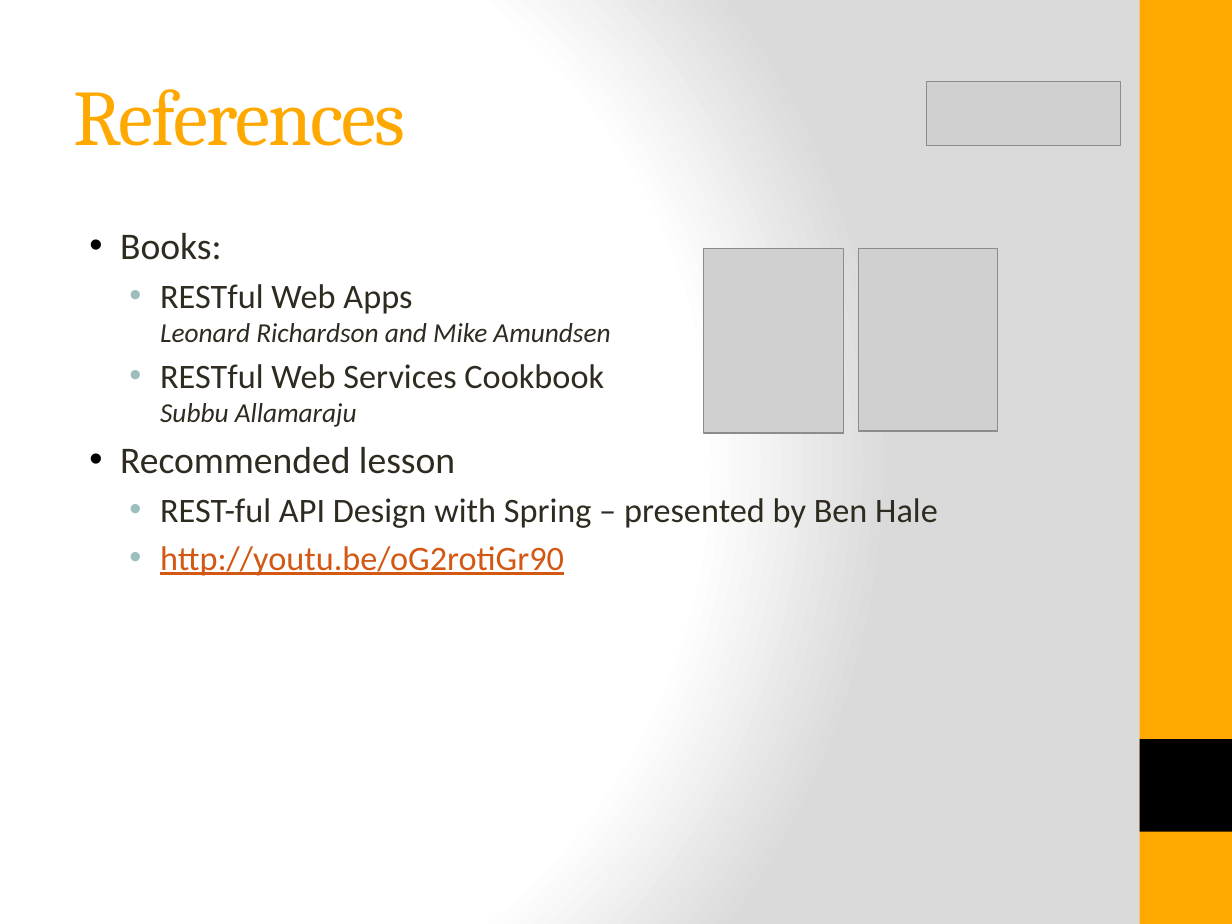
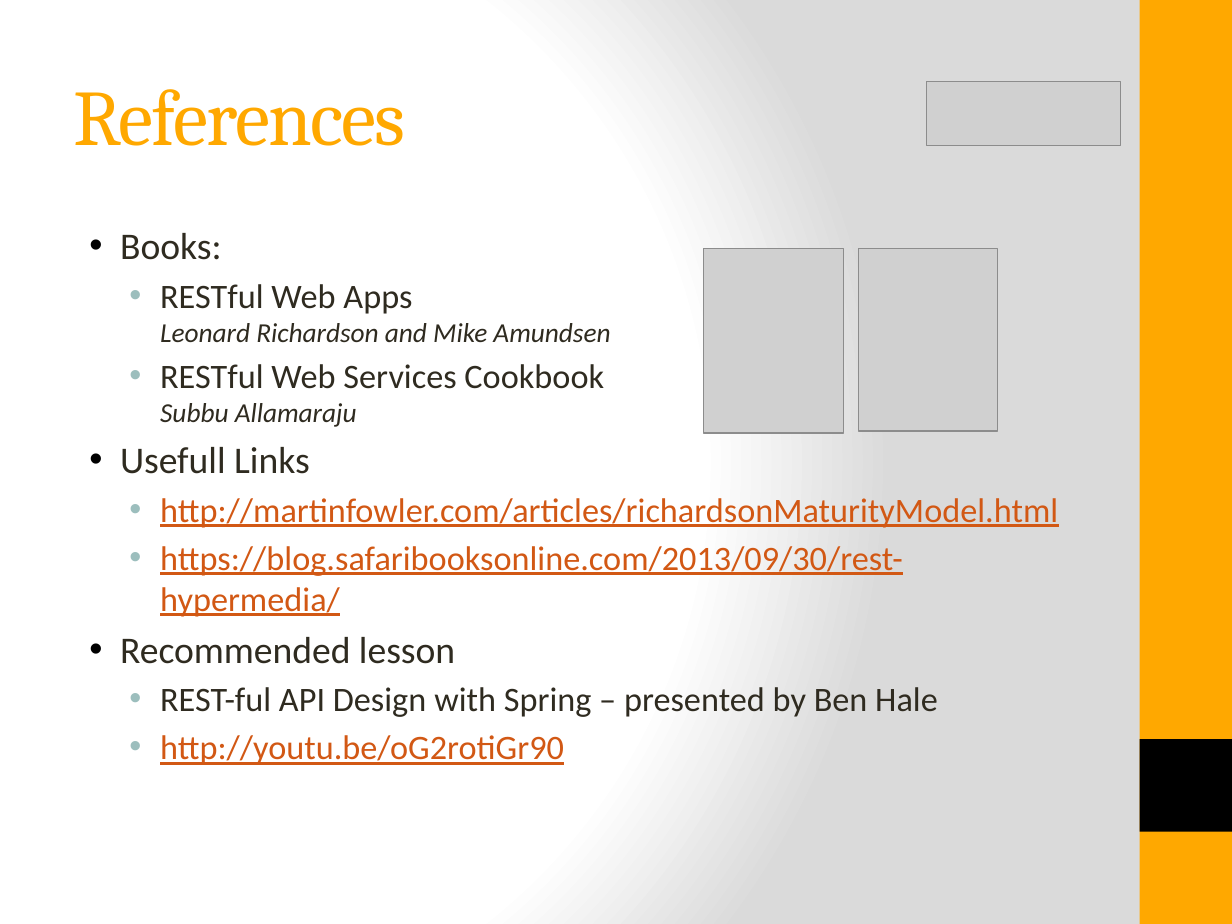
Before and after one commit to istibekesi/my-restful-api, a slide deck: slide 16 of doc/RESTful API Design.pptx (slide 14 before the commit). Drawn at 1232x924 pixels with LibreOffice and Linux fonts; fonts in the diff are those of the drawing; grey boxes stand for pictures. Boxes give left, top, right and bottom in pixels: in the first picture for what was removed or moved away, otherwise in the second. Text is boxed around its words. In the diff, an @@ line names an element or a change of style, - is before the commit and + after.

```diff
--- a/doc/RESTful API Design.pptx
+++ b/doc/RESTful API Design.pptx
@@ text at bbox=[120, 447, 1058, 617]: paragraphs added @@
+• Usefull Links
+  • http://martinfowler.com/articles/richardsonMaturityModel.html
+  • https://blog.safaribooksonline.com/2013/09/30/rest-hypermedia/
```
Also in this commit, not shown: 5 other slides changed, 2 slides added, 8 other files.
